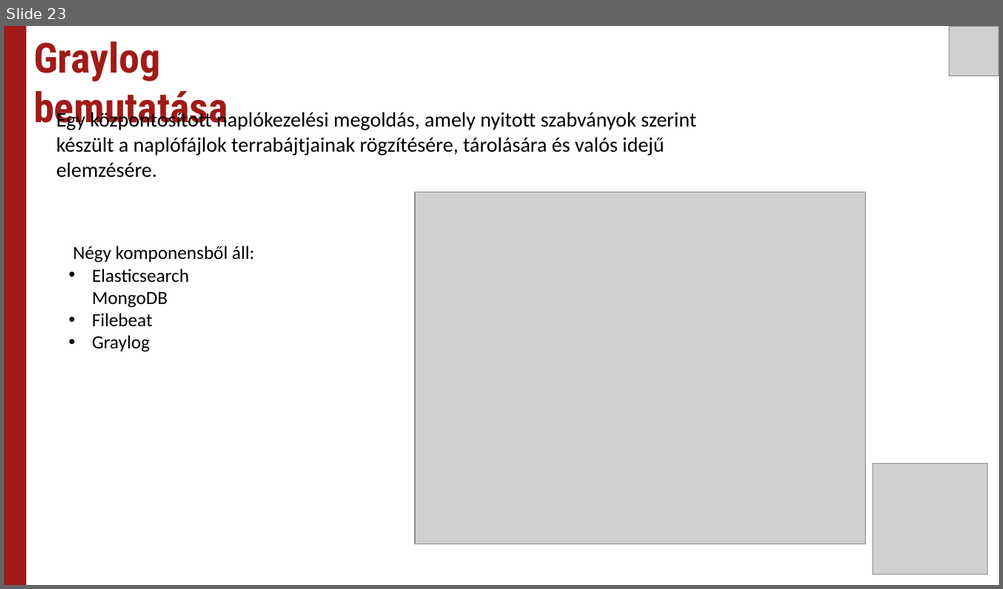
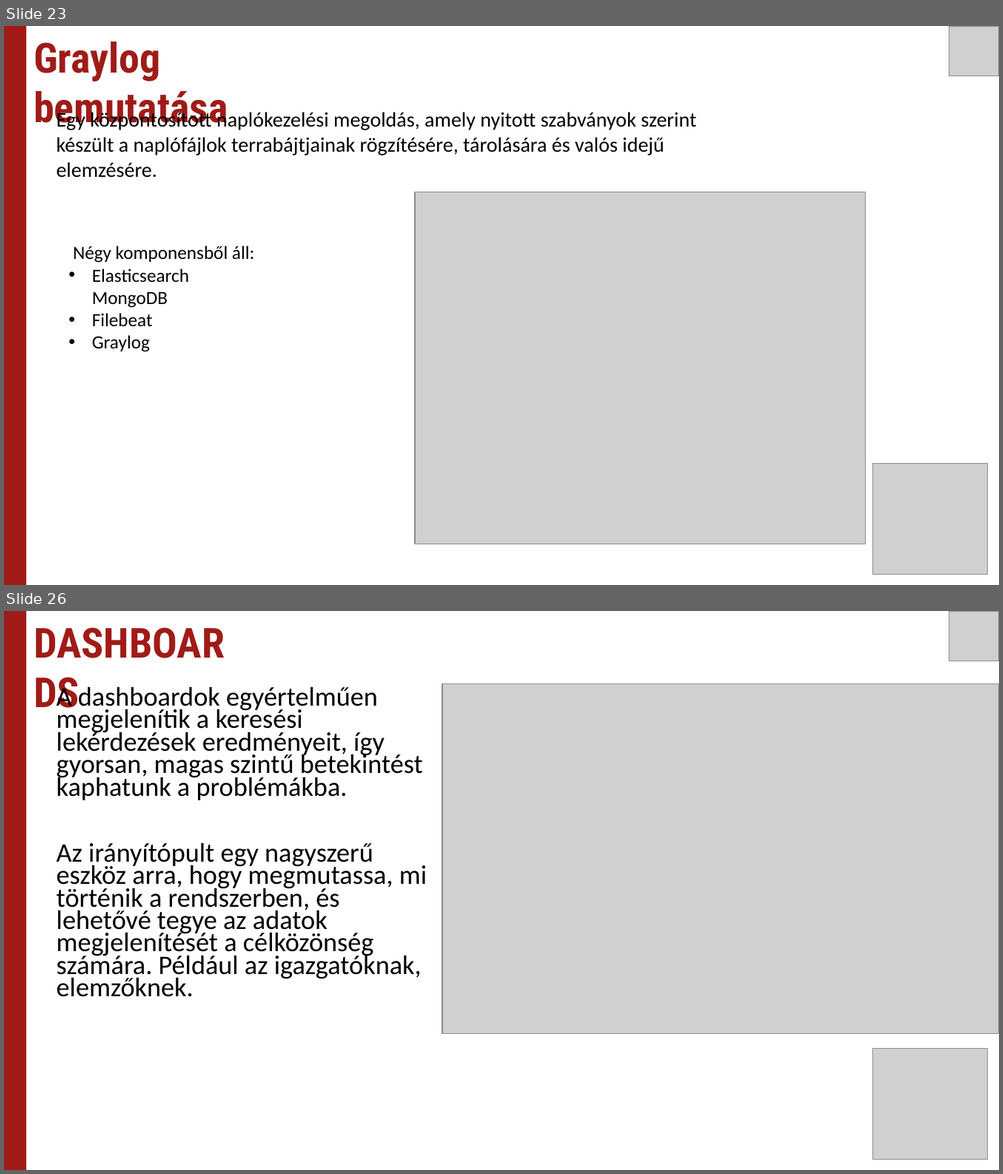
Before and after one commit to Uni-Sopron/temalabor-o21-I-NEW-Centralized-log-server, a slide deck: Témalabor - Centralized log server.pptx. Shown one above the other, each under a label of ours: slide 23 before the commit, slides 23 and 26 after it; the slides between them are not shown. The pictures are 1003x589 and 1003x1174 pixels, drawn with LibreOffice and Linux fonts; fonts in the diff are those of the drawing; grey boxes stand for pictures. Boxes give left, top, right and bottom in pixels: in the first picture for what was removed or moved away, otherwise in the second. Text is boxed around its words. In the diff, an @@ line names an element or a change of style, - is before the commit and + after.

```diff
--- a/Témalabor - Centralized log server.pptx
+++ b/Témalabor - Centralized log server.pptx
@@ slide 26 added at <box>4,611,999,1170</box>, background #FFFFFF @@
@@ rectangle added at <box>4,611,26,1170</box>, fill #A01B17 @@
@@ text added at <box>26,612,236,670</box>, 40 pt, text #A01B17, bold @@
+DASHBOARDS
@@ picture added at <box>948,611,999,661</box> @@
@@ text added at <box>57,684,427,997</box>, 25.9 pt, text #000000 @@
+A dashboardok egyértelműen megjelenítik a keresési lekérdezések eredményeit, így gyorsan, magas szintű betekintést kaphatunk a problémákba.
+Az irányítópult egy nagyszerű eszköz arra, hogy megmutassa, mi történik a rendszerben, és lehetővé tegye az adatok megjelenítését a célközönség számára. Például az igazgatóknak, elemzőknek.
@@ picture added at <box>442,684,999,1034</box> @@
@@ picture added at <box>874,1049,988,1160</box> @@
```
Also in this commit, not shown: 3 other slides added, 2 slides removed.
